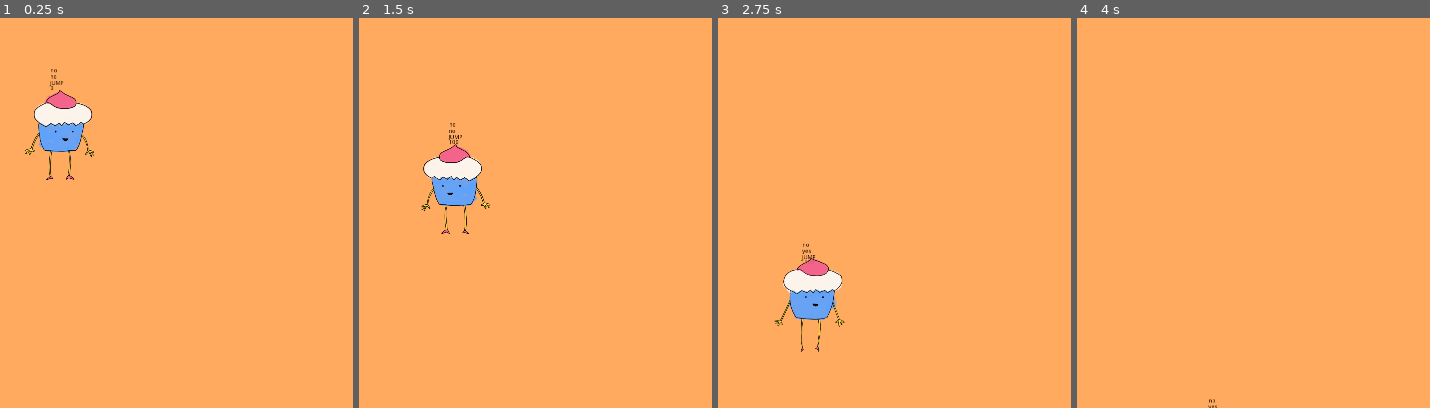
Above: before the commit, frames 1-4 (left to right).
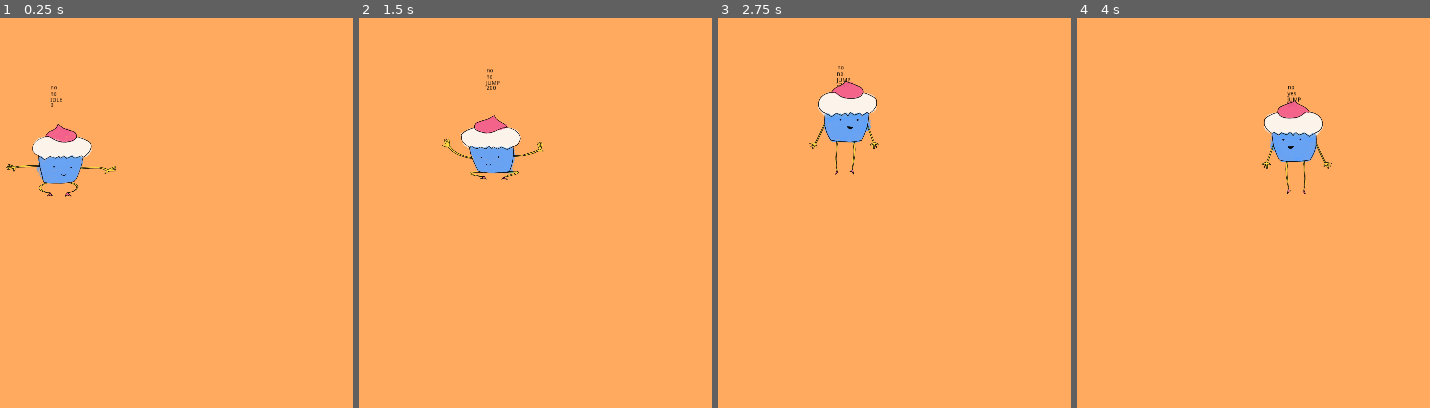
Above: after the commit, the same moments.

Repository: fguillen/FlyingCandies
Game: Godot game, scene res://MainScene.tscn
The game is run twice, just before and just after one commit, with the same random seed, the same clock (stepped at 60 frames per second) and the same inputs.
Inputs:
- Up to frame 1 (0.25 s): no input
- Up to frame 2 (1.5 s): hold Up (ui_up) 0.53-1.28 s; hold Right (ui_right) from 0.53 s (still down); tap Up (ui_up) at 1.35 s
- Up to frame 3 (2.75 s): tap Up (ui_up) at 1.52, 1.82 s; release Right (ui_right) at 2.03 s; hold Left (ui_left) from 2.03 s (still down); hold Up (ui_up) from 2.03 s (still down)
- Up to frame 4 (4 s): release Left (ui_left) at 2.78 s; release Up (ui_up) at 2.78 s; hold Right (ui_right) from 2.78 s (still down); tap Up (ui_up) at 2.85, 3.02, 3.32 s; hold Up (ui_up) from 3.53 s (still down)

The runs differ from the first frame. In frame 1, 3.4% of the frame differs, in the area x 1-33%, y 13-46%; in frame 2, 4.0%; in frame 3, 4.3%, in the area x 15-46%, y 12-86%; in frame 4, 2.2%.

Commit message:
Improving controllers

Diff:
--- a/Cupcake.gd
+++ b/Cupcake.gd
@@ -15,15 +15,15 @@
 # onready var ladderSensor = $LadderSensor as RayCast2D
 
 
-export(int) var JUMP_FORCE = 230
-export(int) var JUMP_RELEASE_FORCE = 120
-export(int) var FALL_EXTRA_GRAVITY = 10
-export(int) var GRAVITY = 10
+export(int) var JUMP_FORCE = 500
+export(int) var JUMP_RELEASE_FORCE = 300
+export(int) var FALL_EXTRA_GRAVITY = 100
+export(int) var GRAVITY = 20
 export(int) var FRICTION_DELTA = 100
 export(int) var ACCELERATION_DELTA = 100
-export(int) var MAX_SPEED = 100
-export(int) var MAX_FALL_VELOCITY = 300
-export(int) var CLIMB_SPEED = 50
+export(int) var MAX_SPEED = 200
+export(int) var MAX_FALL_VELOCITY = 400
+export(int) var CLIMB_SPEED = 100
 export(int) var MAX_JUMPS = 2
 export(float) var JUMP_BUFFER_SECONDS = 0.2
 export(float) var COYOTE_TIME_SECONDS = 0.1
@@ -64,7 +64,7 @@
 
 func jump():
 	velocity.y = -JUMP_FORCE
-	state = State.JUMP
+	set_state(State.JUMP)
 	jumps_left -= 1
 	jump_buffer_activated = false
 	coyote_time_activated = false
@@ -118,7 +118,8 @@
 
 func process_state_idle(movement):
 	# Animation
-	animation_player.play("Idle")
+	if animation_player.current_animation != "Landed":
+		animation_player.play("Idle")
 
 	# Apply Physics
 	apply_friction(movement)
@@ -128,7 +129,7 @@
 
 	# Change state?
 	if is_on_ladder() and Input.is_action_pressed("ui_up"):
-		state = State.CLIMB
+		set_state(State.CLIMB)
 		return
 
 	if can_jump() and Input.is_action_just_pressed("ui_up"):
@@ -136,17 +137,18 @@
 		return
 
 	if movement.length() > 0:
-		state = State.MOVE
+		set_state(State.MOVE)
 		return
 
 	if not is_on_floor():
-		state = State.JUMP
+		set_state(State.JUMP)
 		return
 
 
 func process_state_move(movement):
 	# Animation
-	animation_player.play("Run")
+	if animation_player.current_animation != "Landed":
+		animation_player.play("Run")
 
 	# Apply Physics
 	apply_gravity()
@@ -163,11 +165,11 @@
 
 	# Change state?
 	if is_on_ladder() and Input.is_action_pressed("ui_up"):
-		state = State.CLIMB
+		set_state(State.CLIMB)
 		return
 
 	if not is_on_floor():
-		state = State.JUMP
+		set_state(State.JUMP)
 		return
 
 	if (can_jump() or coyote_time_activated) and Input.is_action_just_pressed("ui_up"):
@@ -175,7 +177,7 @@
 		return
 
 	if movement.x == 0:
-		state = State.IDLE
+		set_state(State.IDLE)
 		return
 
 
@@ -199,13 +201,14 @@
 
 	# Change state?
 	if not is_on_ladder():
-		state = State.MOVE
+		set_state(State.MOVE)
 		return
 
 
 func process_state_jump(movement):
 	# Animation
-	animation_player.play("Jump")
+	if animation_player.current_animation != "Jump" and animation_player.current_animation != "":
+		animation_player.play("Jump")
 
 	# Apply Physics
 	apply_gravity()
@@ -230,7 +233,7 @@
 
 	# Change state?
 	if is_on_ladder() and Input.is_action_pressed("ui_up"):
-		state = State.CLIMB
+		set_state(State.CLIMB)
 		return
 
 	if can_jump() and Input.is_action_just_pressed("ui_up"):
@@ -238,7 +241,7 @@
 		return
 
 	if is_on_floor():
-		state = State.IDLE
+		set_state(State.IDLE)
 		return
 
 
@@ -248,6 +251,11 @@
 	# return ladderSensor.is_colliding() and ladderSensor.get_collider() is Ladder
 
 
+func set_state(value: int) -> void:
+	print("set_state: ", State.keys()[value])
+	state = value
+
+
 func _on_JumpBufferTimer_timeout():
 	jump_buffer_activated = false
 
--- a/Cupcake.tscn
+++ b/Cupcake.tscn
@@ -14,10 +14,10 @@
 tracks/0/imported = false
 tracks/0/enabled = true
 tracks/0/keys = {
-"times": PoolRealArray( 0, 0.2 ),
-"transitions": PoolRealArray( 1, 1 ),
+"times": PoolRealArray( 0 ),
+"transitions": PoolRealArray( 1 ),
 "update": 1,
-"values": [ 0, 1 ]
+"values": [ 0 ]
 }
 
 [sub_resource type="Animation" id=3]
@@ -34,6 +34,39 @@
 "transitions": PoolRealArray( 1, 1, 1, 1 ),
 "update": 1,
 "values": [ 1, 2, 3, 4 ]
+}
+
+[sub_resource type="Animation" id=5]
+resource_name = "Landed"
+length = 0.5
+tracks/0/type = "value"
+tracks/0/path = NodePath("Sprite:frame")
+tracks/0/interp = 1
+tracks/0/loop_wrap = true
+tracks/0/imported = false
+tracks/0/enabled = true
+tracks/0/keys = {
+"times": PoolRealArray( 0, 0.1, 0.2, 0.3, 0.4 ),
+"transitions": PoolRealArray( 1, 1, 1, 1, 1 ),
+"update": 1,
+"values": [ 0, 1, 2, 1, 3 ]
+}
+
+[sub_resource type="Animation" id=7]
+resource_name = "Run"
+length = 0.1
+loop = true
+tracks/0/type = "value"
+tracks/0/path = NodePath("Sprite:frame")
+tracks/0/interp = 1
+tracks/0/loop_wrap = true
+tracks/0/imported = false
+tracks/0/enabled = true
+tracks/0/keys = {
+"times": PoolRealArray( 0 ),
+"transitions": PoolRealArray( 1 ),
+"update": 1,
+"values": [ 0 ]
 }
 
 [sub_resource type="RectangleShape2D" id=4]
@@ -53,6 +86,8 @@
 autoplay = "Idle"
 anims/Idle = SubResource( 1 )
 anims/Jump = SubResource( 3 )
+anims/Landed = SubResource( 5 )
+anims/Run = SubResource( 7 )
 
 [node name="TimerCoyoteTime" type="Timer" parent="."]
 
--- /dev/null
+++ b/MainScene.gd
@@ -0,0 +1,13 @@
+extends Node
+
+
+func _ready():
+	pass
+
+
+func _on_Area2D_body_entered(_body:Node):
+	print("_on_Area2D_body_entered")
+
+
+func _on_Area2D_area_entered(_area:Area2D):
+	print("_on_Area2D_area_entered")
--- a/MainScene.tscn
+++ b/MainScene.tscn
@@ -1,18 +1,20 @@
-[gd_scene load_steps=3 format=2]
+[gd_scene load_steps=4 format=2]
 
 [ext_resource path="res://Cupcake.tscn" type="PackedScene" id=1]
+[ext_resource path="res://MainScene.gd" type="Script" id=2]
 
 [sub_resource type="RectangleShape2D" id=1]
 extents = Vector2( 575.5, 34 )
 
 [node name="MainScene" type="Node"]
+script = ExtResource( 2 )
 
 [node name="Backgound" type="ColorRect" parent="."]
 anchor_right = 1.0
 anchor_bottom = 1.0
 color = Color( 1, 0.666667, 0.372549, 1 )
 
-[node name="Area2D" type="Area2D" parent="."]
+[node name="Area2D" type="StaticBody2D" parent="."]
 z_index = 2
 
 [node name="CollisionShape2D" type="CollisionShape2D" parent="Area2D"]
Not shown: 1 places in Cupcake.tscn that only renumber resources
Not shown, added: Art/CandyMachine.psd
